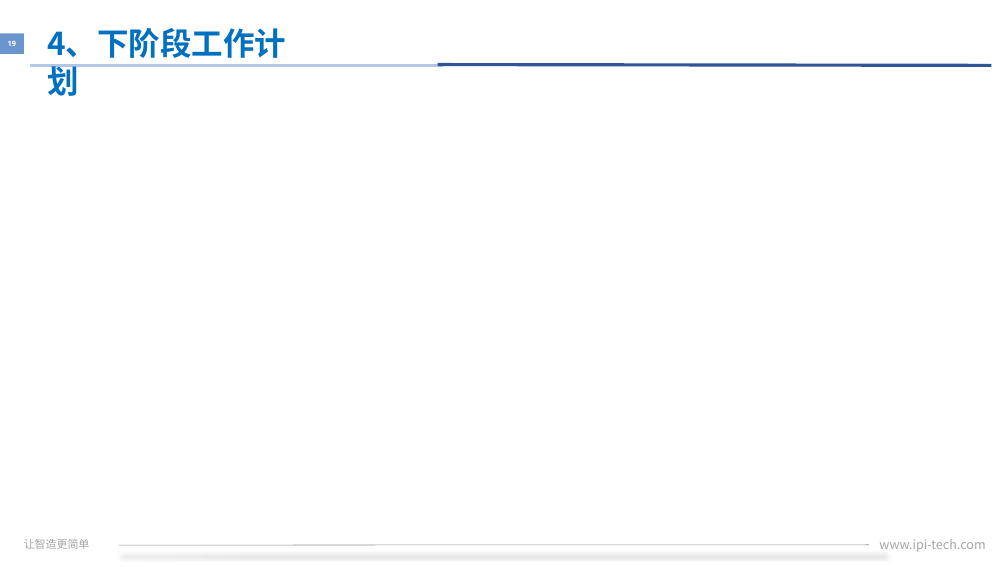
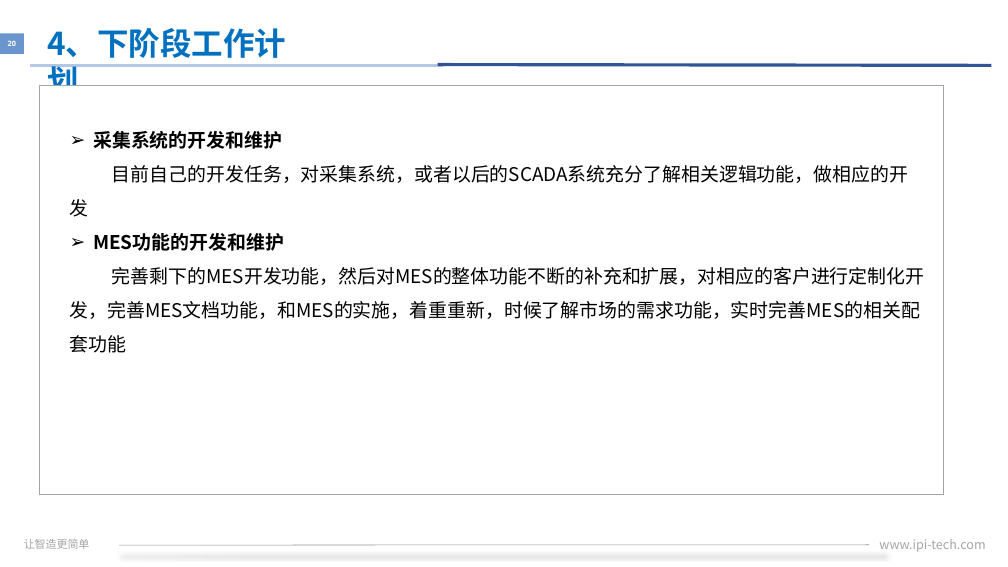
Before and after one commit to xiaozixiang/DocMent, a slide deck: slide 20 of IPI-HR-30-07A转正述职报告.pptx (slide 19 before the commit). Drawn at 1008x567 pixels with LibreOffice and Linux fonts; fonts in the diff are those of the drawing; background and template pictures are left out. Boxes give left, top, right and bottom in pixels: in the first picture for what was removed or moved away, otherwise in the second. Text is boxed around its words. In the diff, an @@ line names an element or a change of style, - is before the commit and + after.

```diff
--- a/IPI-HR-30-07A转正述职报告.pptx
+++ b/IPI-HR-30-07A转正述职报告.pptx
@@ page number at (x1=8, y1=41, x2=16, y2=46): text changed @@
-19
+20
@@ rectangle added at (x1=39, y1=85, x2=944, y2=495), fill #FFFFFF, outline #A5A5A5 1 pt @@
@@ text added at (x1=70, y1=131, x2=925, y2=319), 18 pt, text #000000 @@
+➢ 采集系统的开发和维护
+目前自己的开发任务，对采集系统，或者以后的SCADA系统充分了解相关逻辑功能，做相应的开发
+➢ MES功能的开发和维护
+完善剩下的MES开发功能，然后对MES的整体功能不断的补充和扩展，对相应的客户进行定制化开发，完善MES文档功能，和MES的实施，着重重新，时候了解市场的需求功能，实时完善MES的相关配套功能
```
Also in this commit, not shown: 14 other slides changed, 4 slides added, 3 slides removed.
